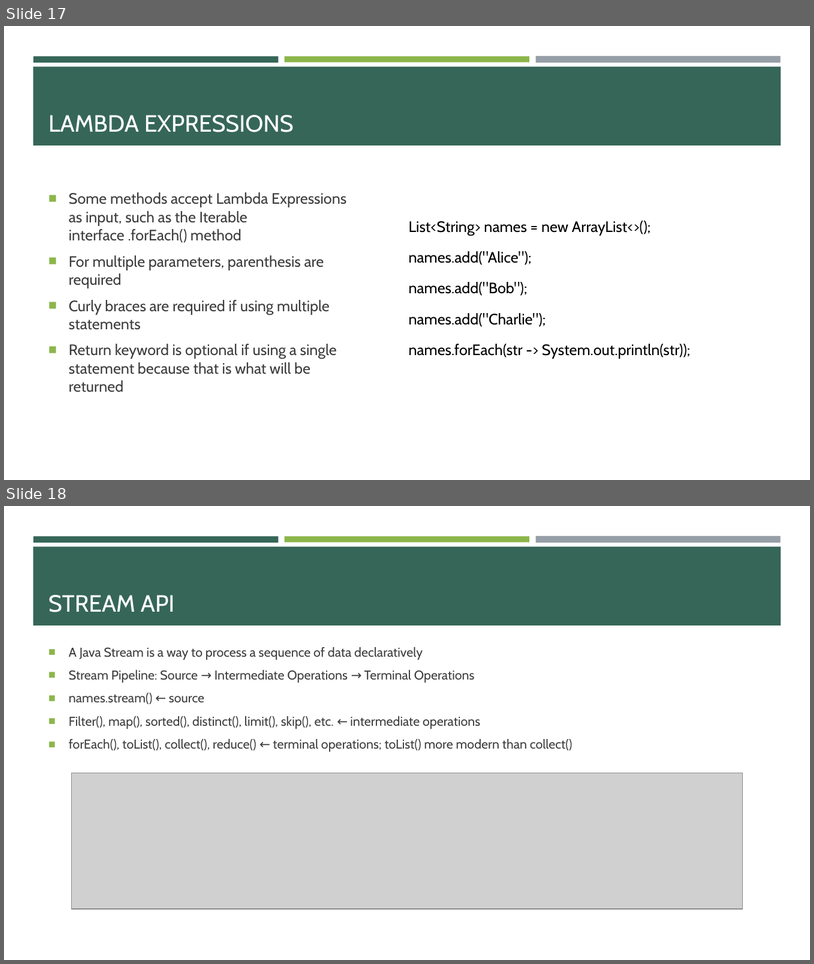
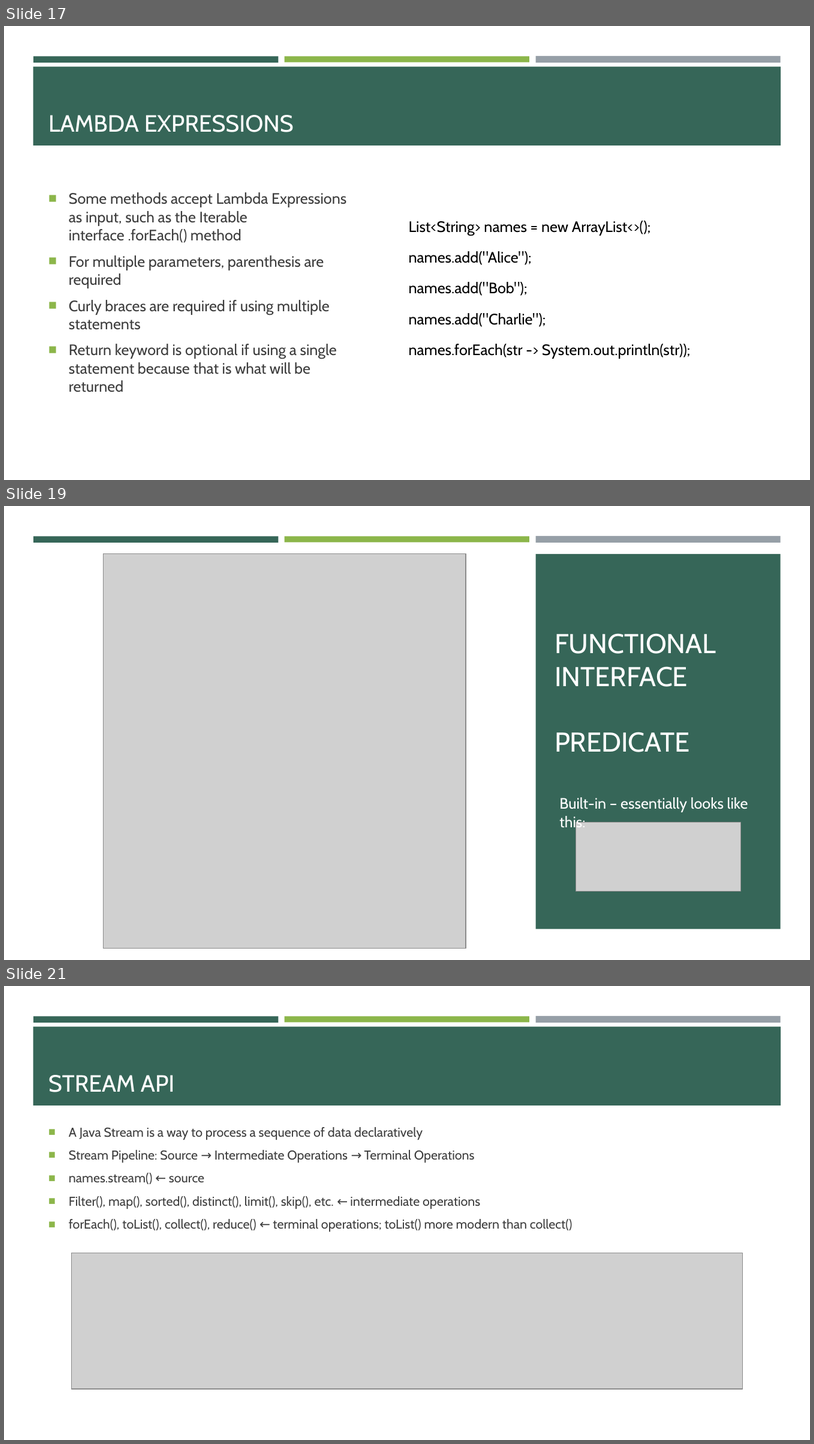
Before and after one commit to e-m-wilson/java-fs, a slide deck: Week_4/Advanced_Java_Design_Patterns_&_JDBC.pptx. Shown one above the other, each under a label of ours: slides 17 and 18 before the commit, slides 17, 19 and 21 after it; the slides between them are not shown. The pictures are 814x964 and 814x1444 pixels, drawn with LibreOffice and Linux fonts; fonts in the diff are those of the drawing; grey boxes stand for pictures. Boxes give left, top, right and bottom in pixels: in the first picture for what was removed or moved away, otherwise in the second. Text is boxed around its words. In the diff, an @@ line names an element or a change of style, - is before the commit and + after.

```diff
--- a/Week_4/Advanced_Java_Design_Patterns_&_JDBC.pptx
+++ b/Week_4/Advanced_Java_Design_Patterns_&_JDBC.pptx
@@ slide 19 added at (x1=4, y1=506, x2=810, y2=960), background #FFFFFF @@
@@ rectangle added at (x1=4, y1=506, x2=810, y2=960), fill #FFFFFF @@
@@ rectangle added at (x1=33, y1=536, x2=279, y2=542), fill #366658 @@
@@ rectangle added at (x1=285, y1=536, x2=530, y2=542), fill #8CB64A @@
@@ rectangle added at (x1=536, y1=536, x2=781, y2=543), fill #969FA7 @@
@@ picture added at (x1=103, y1=554, x2=466, y2=948) @@
@@ rectangle added at (x1=536, y1=554, x2=781, y2=929), fill #366658 @@
@@ title added at (x1=555, y1=633, x2=717, y2=752), 32.4 pt, text #FFFFFF @@
+FUNCTIONAL INTERFACE
+PREDICATE
@@ text added at (x1=560, y1=797, x2=749, y2=831), 18 pt, text #FFFFFF @@
+Built-in – essentially looks like this:
@@ picture added at (x1=576, y1=822, x2=741, y2=891) @@
@@ what was slide 18 is now slide 21 @@
```
Also in this commit, not shown: 2 other slides added, 4 other files.
